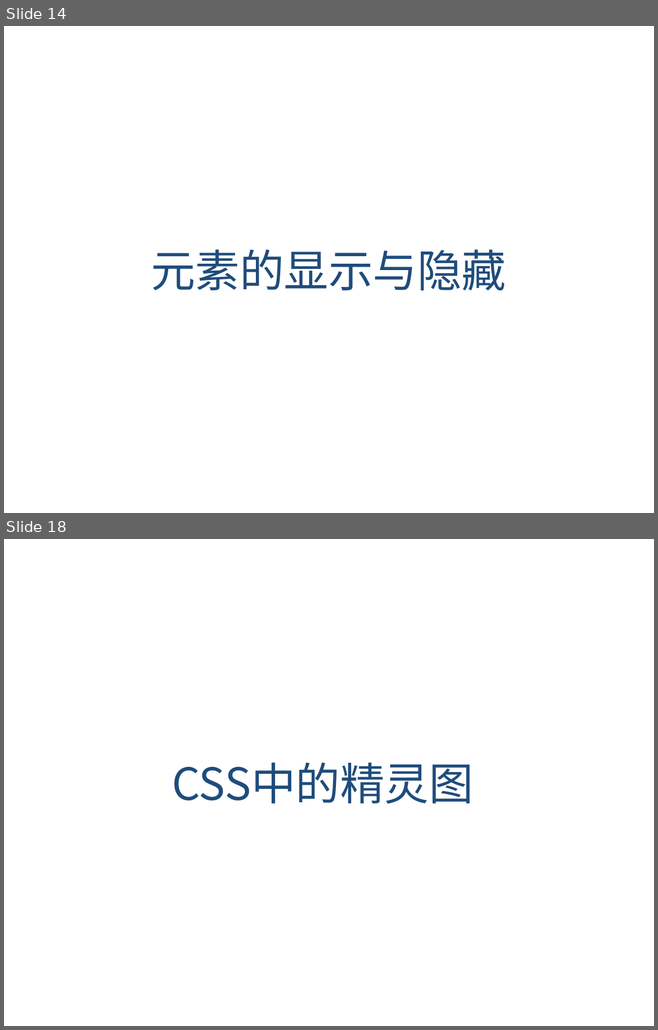
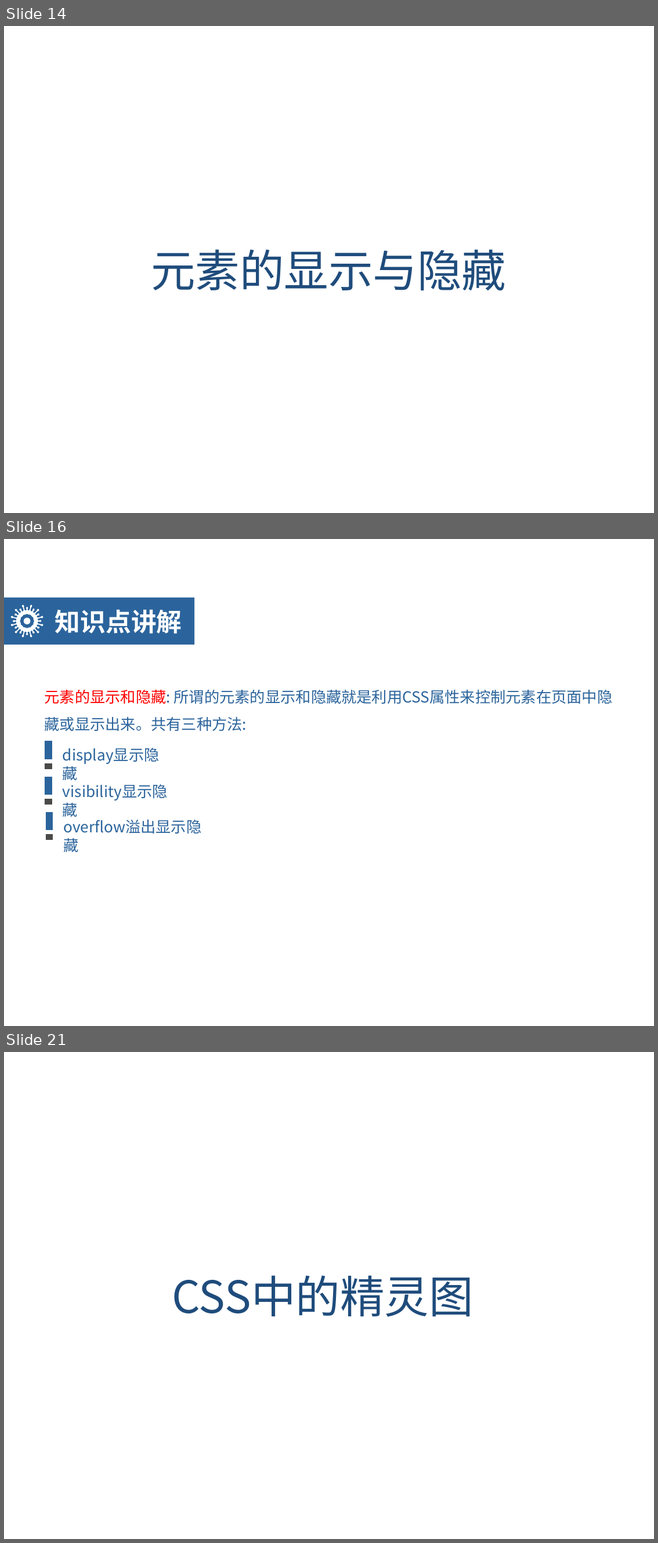
Before and after one commit to Ischenchenya/HTMLandCSSCourse, a slide deck: day06-CSS3/teach/day06-HTML5CSS3.pptx. Shown one above the other, each under a label of ours: slides 14 and 18 before the commit, slides 14, 16 and 21 after it; the slides between them are not shown. The pictures are 658x1030 and 658x1543 pixels, drawn with LibreOffice and Linux fonts; fonts in the diff are those of the drawing; background and template pictures are left out. Boxes give left, top, right and bottom in pixels: in the first picture for what was removed or moved away, otherwise in the second. Text is boxed around its words. In the diff, an @@ line names an element or a change of style, - is before the commit and + after.

```diff
--- a/day06-CSS3/teach/day06-HTML5CSS3.pptx
+++ b/day06-CSS3/teach/day06-HTML5CSS3.pptx
@@ slide 16 added at <box>4,539,654,1026</box>, background picture (left out) @@
@@ rectangle added at <box>4,598,194,645</box>, fill #2B649C @@
@@ freeform shape added at <box>11,605,43,637</box>, fill #FFFFFF @@
@@ text added at <box>55,609,182,634</box>, 40 pt, text #FFFFFF, bold @@
+知识点讲解
@@ text added at <box>45,690,612,731</box>, 24 pt, text #2B649C @@
+元素的显示和隐藏: 所谓的元素的显示和隐藏就是利用CSS属性来控制元素在页面中隐藏或显示出来。共有三种方法:
@@ rectangle added at <box>44,740,53,759</box>, fill #2B649C, outline #FFFFFF 2 pt @@
@@ text added at <box>60,743,175,769</box>, 24 pt, text #2B649C @@
+display显示隐藏
@@ rectangle added at <box>44,763,53,770</box>, fill #4B4A48, outline #FFFFFF 2 pt @@
@@ rectangle added at <box>44,776,53,795</box>, fill #2B649C, outline #FFFFFF 2 pt @@
@@ text added at <box>60,780,179,806</box>, 24 pt, text #2B649C @@
+visibility显示隐藏
@@ rectangle added at <box>44,798,53,805</box>, fill #4B4A48, outline #FFFFFF 2 pt @@
@@ rectangle added at <box>45,811,54,831</box>, fill #2B649C, outline #FFFFFF 2 pt @@
@@ text added at <box>61,816,215,841</box>, 24 pt, text #2B649C @@
+overflow溢出显示隐藏
@@ rectangle added at <box>45,834,54,841</box>, fill #4B4A48, outline #FFFFFF 2 pt @@
@@ what was slide 18 is now slide 21 @@
```
Also in this commit, not shown: 10 slides changed, 14 other slides added, 22 slides removed.
